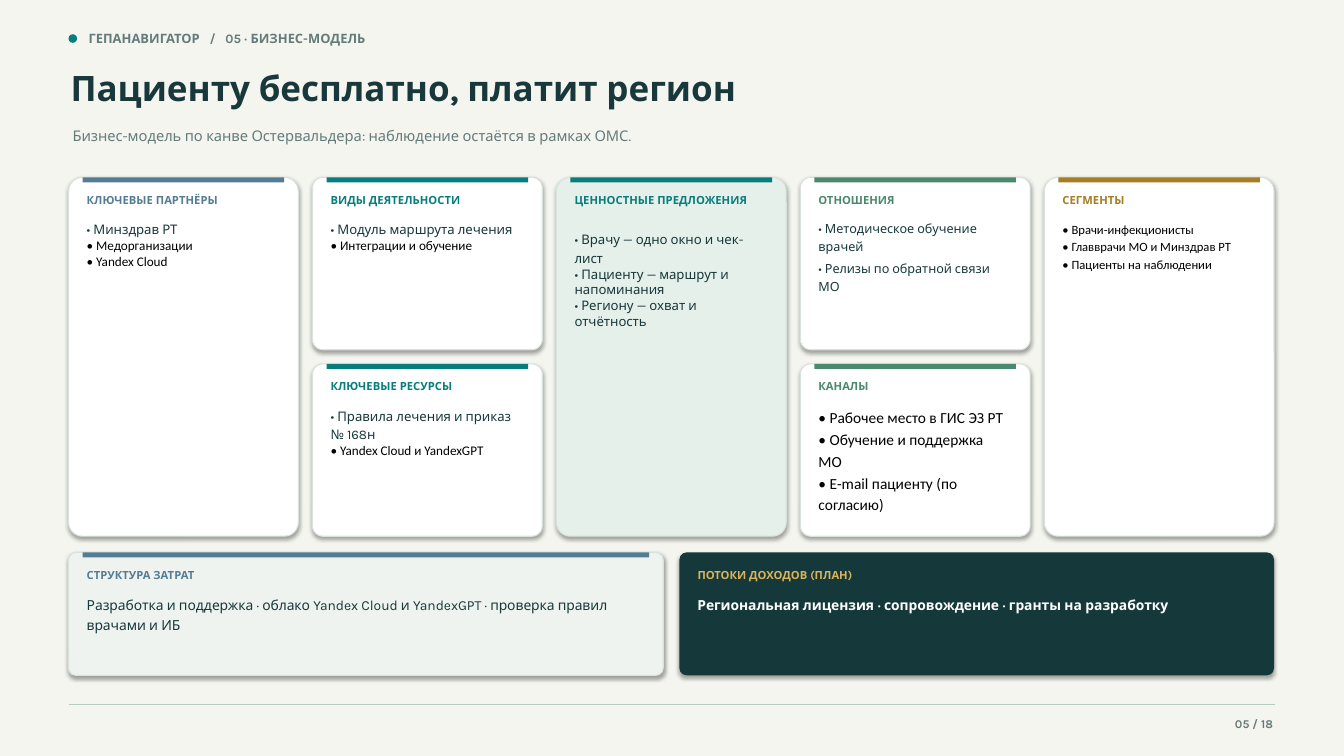
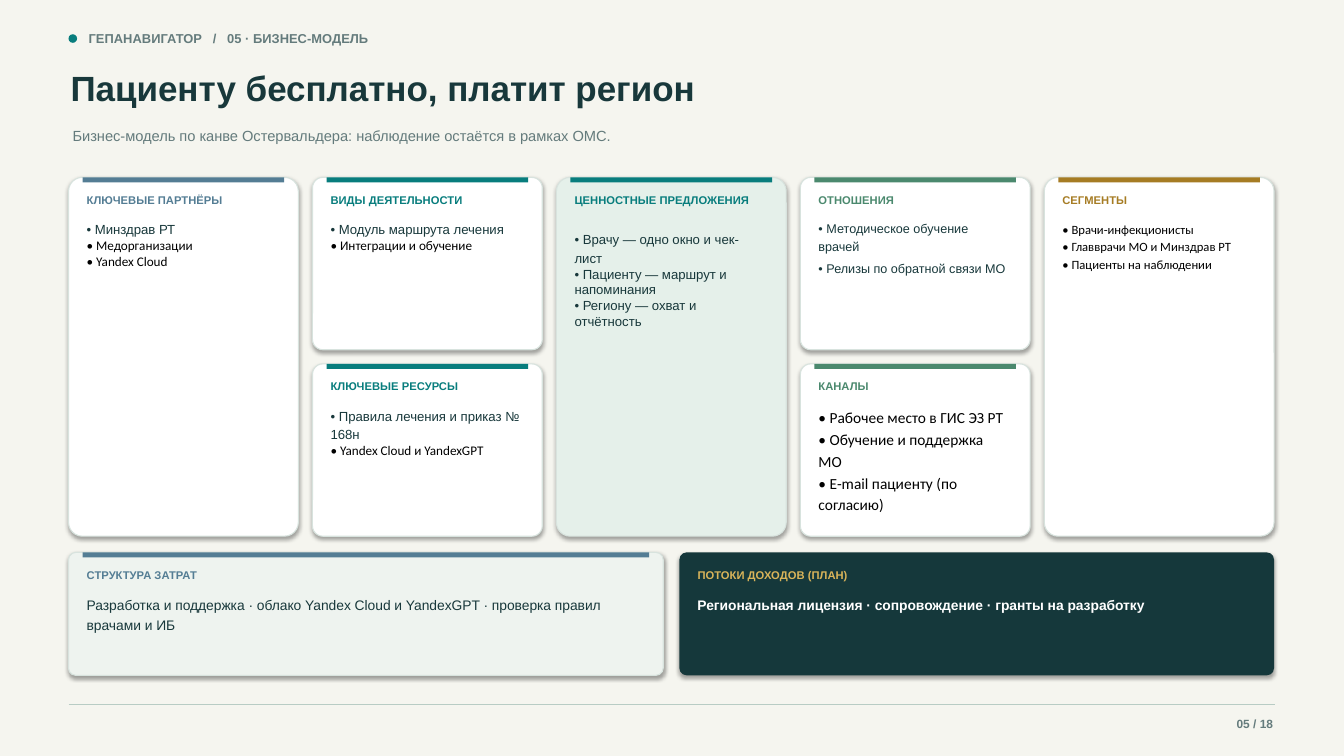
Before and after one commit to devenportg/GepaNavigator, a slide deck: slide 5 of deliverables/GepaNavigator_release.pptx. Drawn at 1344x756 pixels with LibreOffice and Linux fonts; fonts in the diff are those of the drawing. Boxes give left, top, right and bottom in pixels: in the first picture for what was removed or moved away, otherwise in the second. Text is boxed around its words. In the diff, an @@ line names an element or a change of style, - is before the commit and + after.

```diff
--- a/deliverables/GepaNavigator_release.pptx
+++ b/deliverables/GepaNavigator_release.pptx
@@ text at [95,225,175,237]: font Karla to Arial in "• Минздрав РТ" @@
@@ text at [339,225,504,237]: font Karla to Arial in "• Модуль маршрута лечения" @@
@@ text at [331,412,519,439]: font Karla to Arial in "• Правила лечения и приказ № 168н" @@
@@ font Karla to Arial in 17 elements at [89,34,368,46], [71,75,694,108], [73,130,611,144], [1237,720,1273,728], [87,195,222,204], [331,195,462,206], [331,381,458,392], [575,196,749,206], [575,235,739,326], [818,196,893,204], [818,224,1005,276], [818,382,868,390], [1062,196,1127,204], [87,571,196,579], [87,600,601,633], [698,571,848,581], [697,600,1145,613] @@
```
Also in this commit, not shown: 17 other slides changed.
